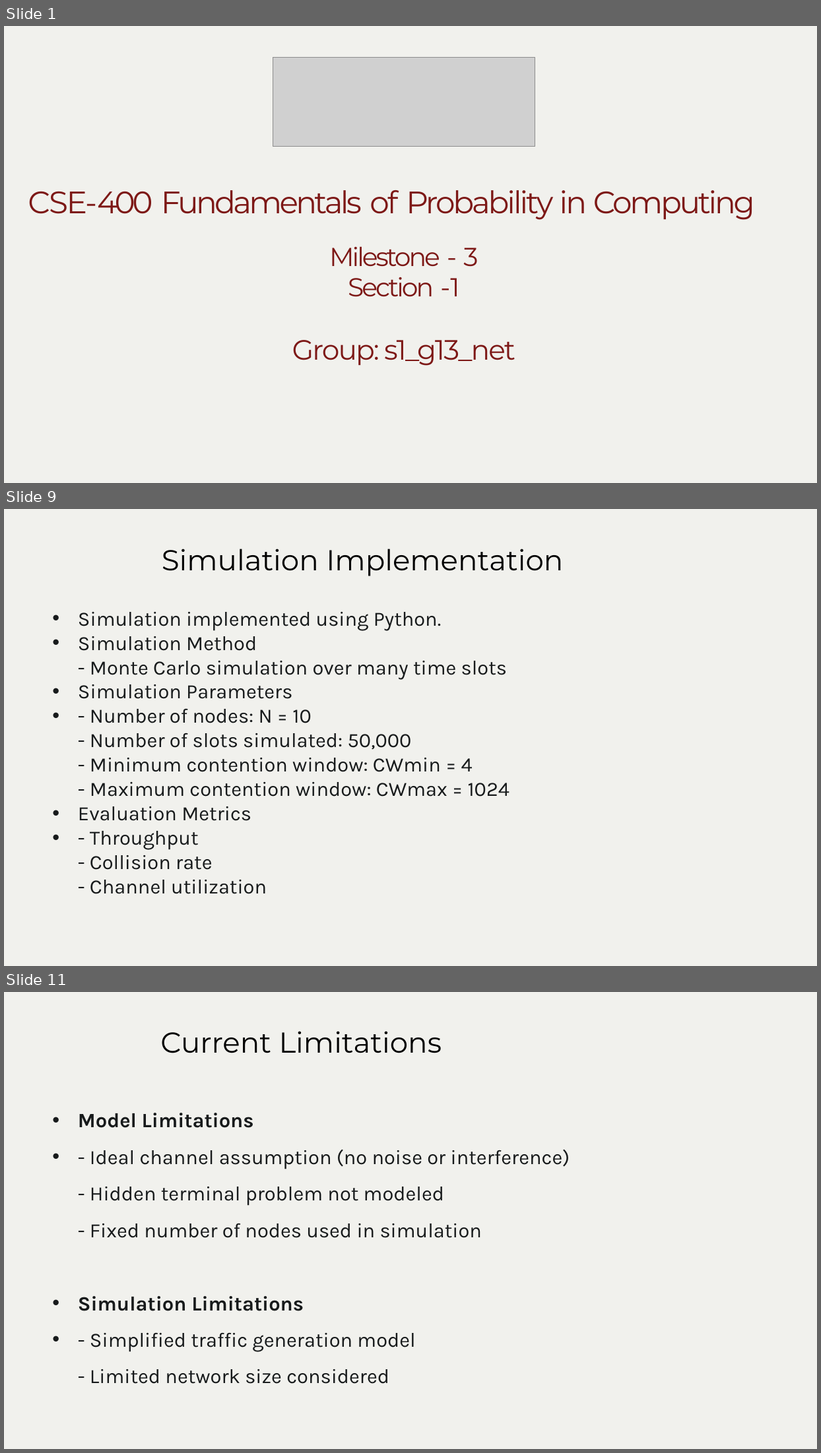
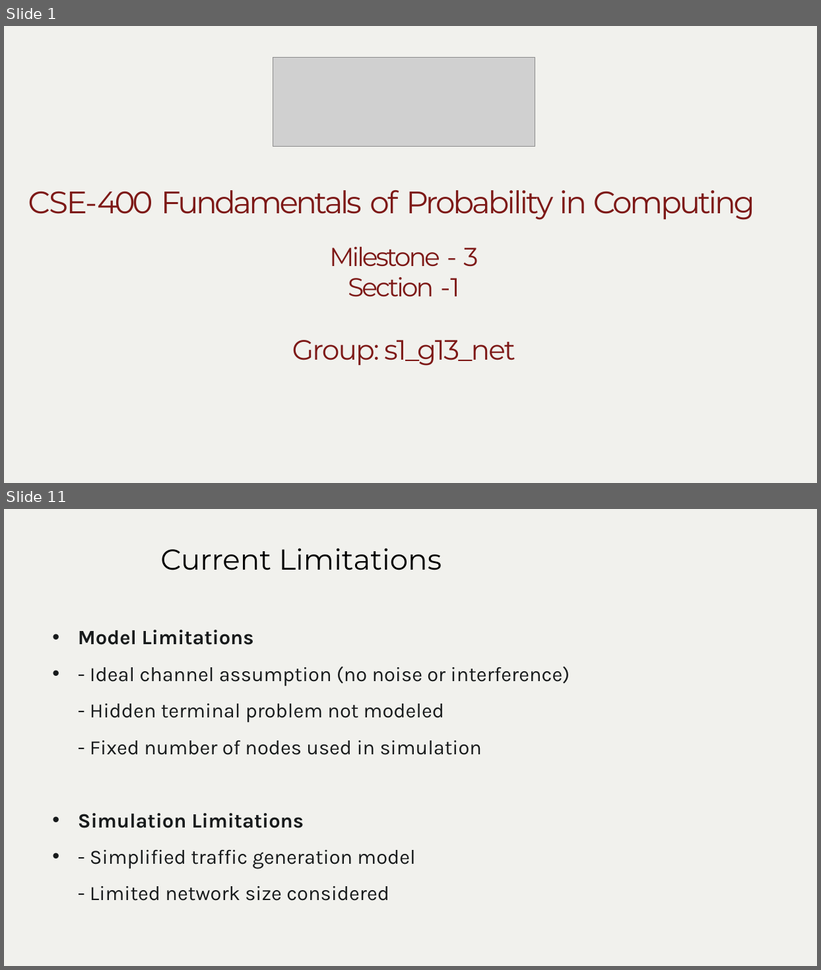
Before and after one commit to pratika719/beb-probabilistic-network-simulator, a slide deck: g13_s1_net/Milestone-3_s1_g13_net/PPT for video/Milestone 3_ppt.pptx. Shown one above the other, each under a label of ours: slides 1, 9 and 11 before the commit, slides 1 and 11 after it; the slides between them are not shown. The pictures are 821x1453 and 821x970 pixels, drawn with LibreOffice and Linux fonts; fonts in the diff are those of the drawing; grey boxes stand for pictures; background and template pictures are left out. Boxes give left, top, right and bottom in pixels: in the first picture for what was removed or moved away, otherwise in the second. Text is boxed around its words. In the diff, an @@ line names an element or a change of style, - is before the commit and + after.

```diff
--- a/g13_s1_net/Milestone-3_s1_g13_net/PPT for video/Milestone 3_ppt.pptx
+++ b/g13_s1_net/Milestone-3_s1_g13_net/PPT for video/Milestone 3_ppt.pptx
@@ slide 9 removed at bbox=[4, 509, 817, 966], background #FFFFFF; not listed: 1 template element that a slide beside it also shows @@
@@ title removed at bbox=[162, 549, 563, 576] @@
-Simulation Implementation
@@ text removed at bbox=[78, 612, 510, 894] @@
-• Simulation implemented using Python.
-• Simulation Method
-  - Monte Carlo simulation over many time slots
-• Simulation Parameters
-• - Number of nodes: N = 10
-  - Number of slots simulated: 50,000
-  - Minimum contention window: CWmin = 4
-  - Maximum contention window: CWmax = 1024
-• Evaluation Metrics
-• - Throughput
-  - Collision rate
-  - Channel utilization
```
Also in this commit, not shown: 6 slides changed, 5 slides added, 4 other slides removed, 3 other files.
